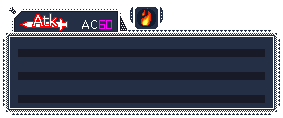
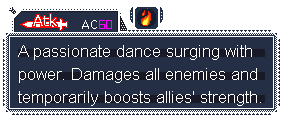
Layered file, before and after one edit (283px x 118px). Changes by layer:
added layer "A passionate dance surging wit..." above "BG" over [18, 45, 261, 106]
